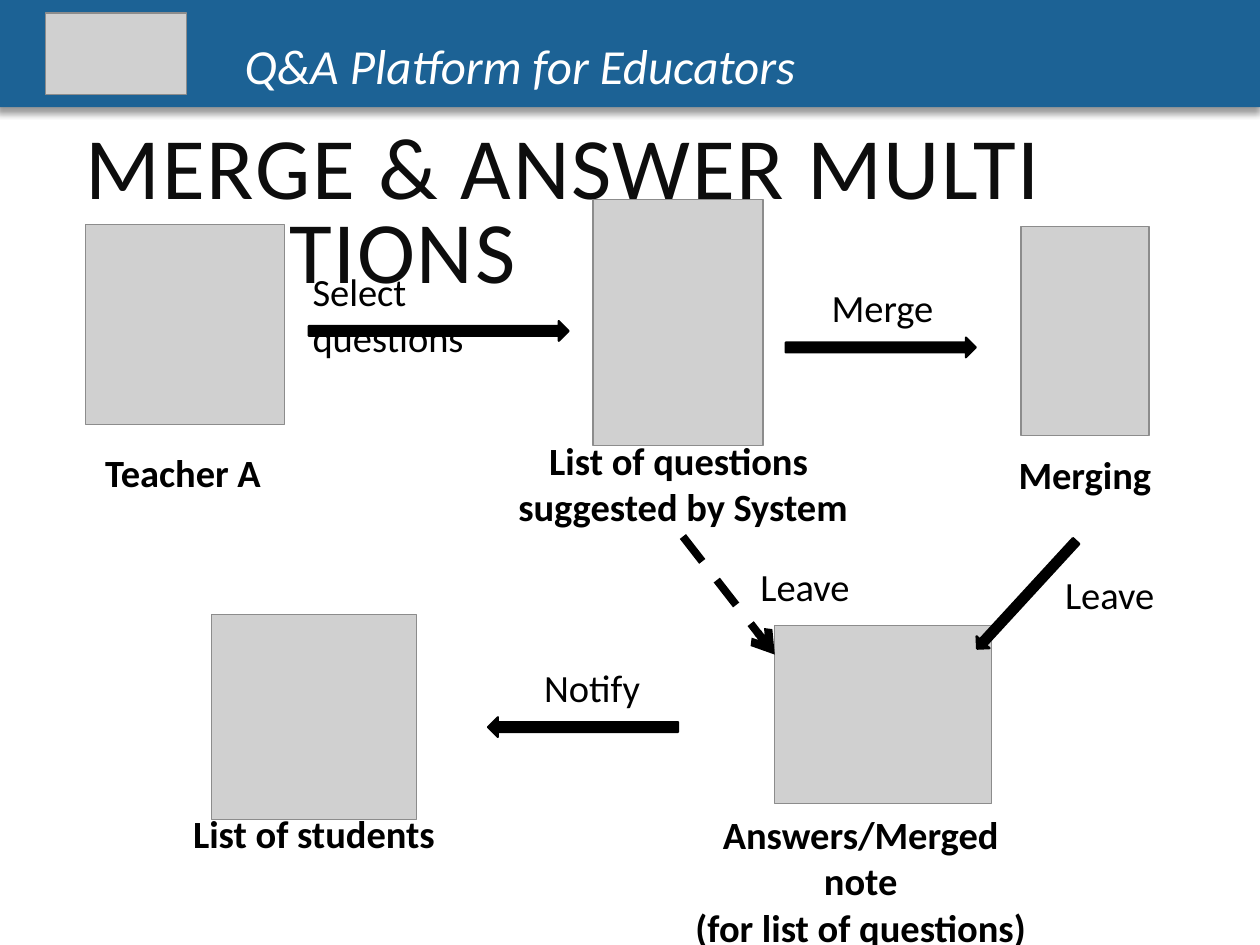
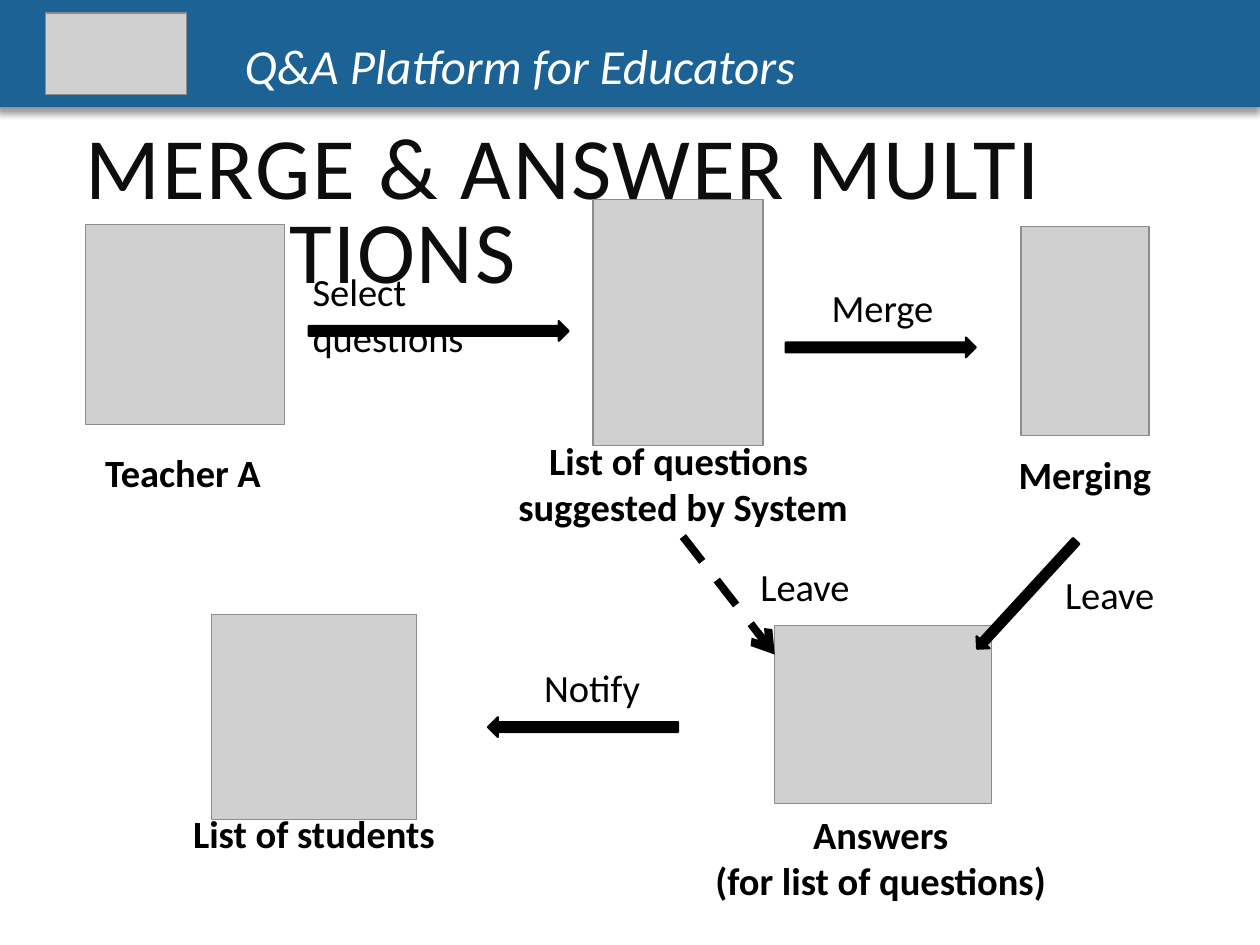
Before and after one commit to CapstoneTeam11/Document, a slide deck: slide 40 of Q-A-PLATFORM-FOR-EDUCATORS-1 (1).pptx. Drawn at 1260x945 pixels with LibreOffice and Linux fonts; fonts in the diff are those of the drawing; grey boxes stand for pictures. Boxes give left, top, right and bottom in pixels: in the first picture for what was removed or moved away, otherwise in the second. Text is boxed around its words. In the diff, an @@ line names an element or a change of style, - is before the commit and + after.

```diff
--- a/Q-A-PLATFORM-FOR-EDUCATORS-1 (1).pptx
+++ b/Q-A-PLATFORM-FOR-EDUCATORS-1 (1).pptx
@@ text at bbox=[715, 824, 1046, 901]: text changed @@
-Answers/Merged note
-(for list of questions)
+Answers
+(for list of questions)
```
Also in this commit, not shown: 2 other slides changed.
